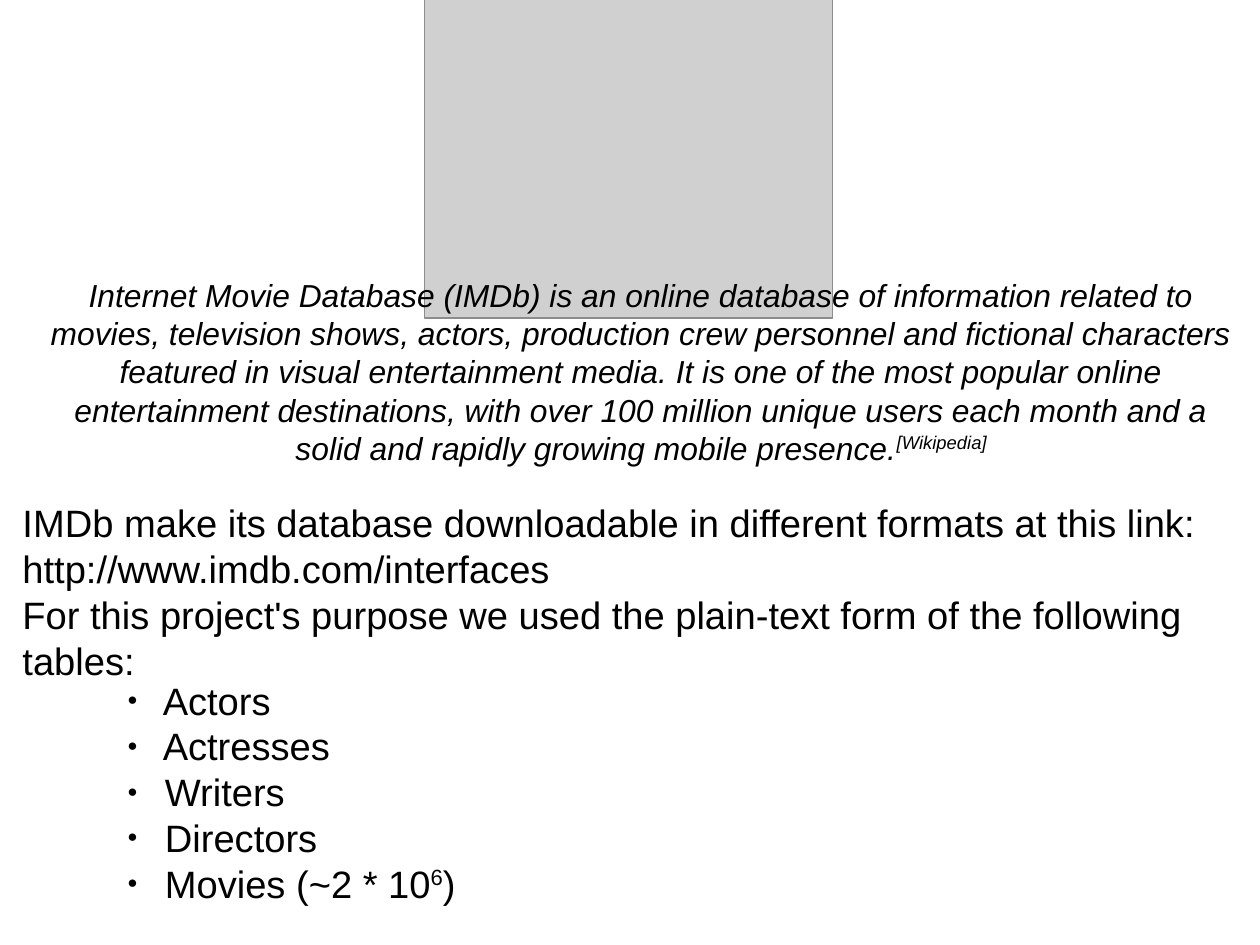
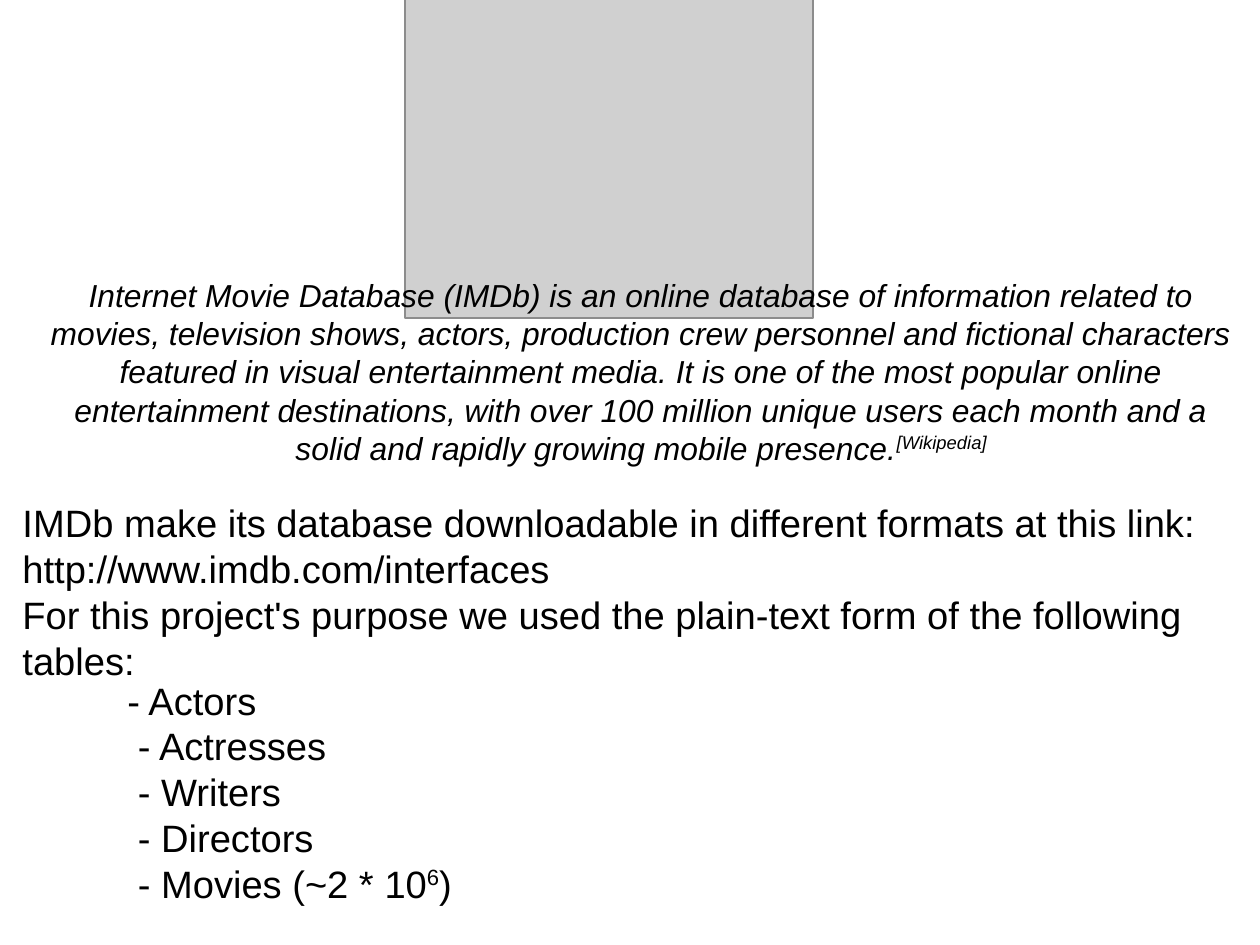
Before and after one commit to mariozz/imdb-collaboration-graph, a slide deck: slide 2 of imdb-collaboration-graph/doc/slides/presentation.odp (slide 3 before the commit). Drawn at 1260x945 pixels with LibreOffice and Linux fonts; fonts in the diff are those of the drawing; grey boxes stand for pictures. Boxes give left, top, right and bottom in pixels: in the first picture for what was removed or moved away, otherwise in the second. Text is boxed around its words. In the diff, an @@ line names an element or a change of style, - is before the commit and + after.

Commit message:
presentation new 	new file:   imdb-collaboration-graph/doc/slides/img/Rassor.jpg 	new file:   imdb-collaboration-graph/doc/slides/img/cl005.png 	new file:   imdb-collaboration-graph/doc/slides/img/imdbgraph-cool.png 	modified:   imdb-collaboration-graph/doc/slides/presentation.odp 	new file:   imdb-collaboration-graph/doc/slides/presentation.pdf 	modified:   imdb-collaboration-graph/results/clusters/clusters10/clusters.info.txt

```diff
--- a/imdb-collaboration-graph/doc/slides/presentation.odp
+++ b/imdb-collaboration-graph/doc/slides/presentation.odp
@@ picture: place and size @@
-picture at [424,0,832,318]
+picture at [405,0,813,318]
@@ title at [148,688,348,906]: text changed @@
-● Actors
-● Actresses
-● Writers
-● Directors
-● Movies (~2 * 106)
+- Actors
+- Actresses
+- Writers
+- Directors
+- Movies (~2 * 106)
```
Also in this commit, not shown: 4 other slides changed, 8 slides added, 6 slides removed, 5 other files.
